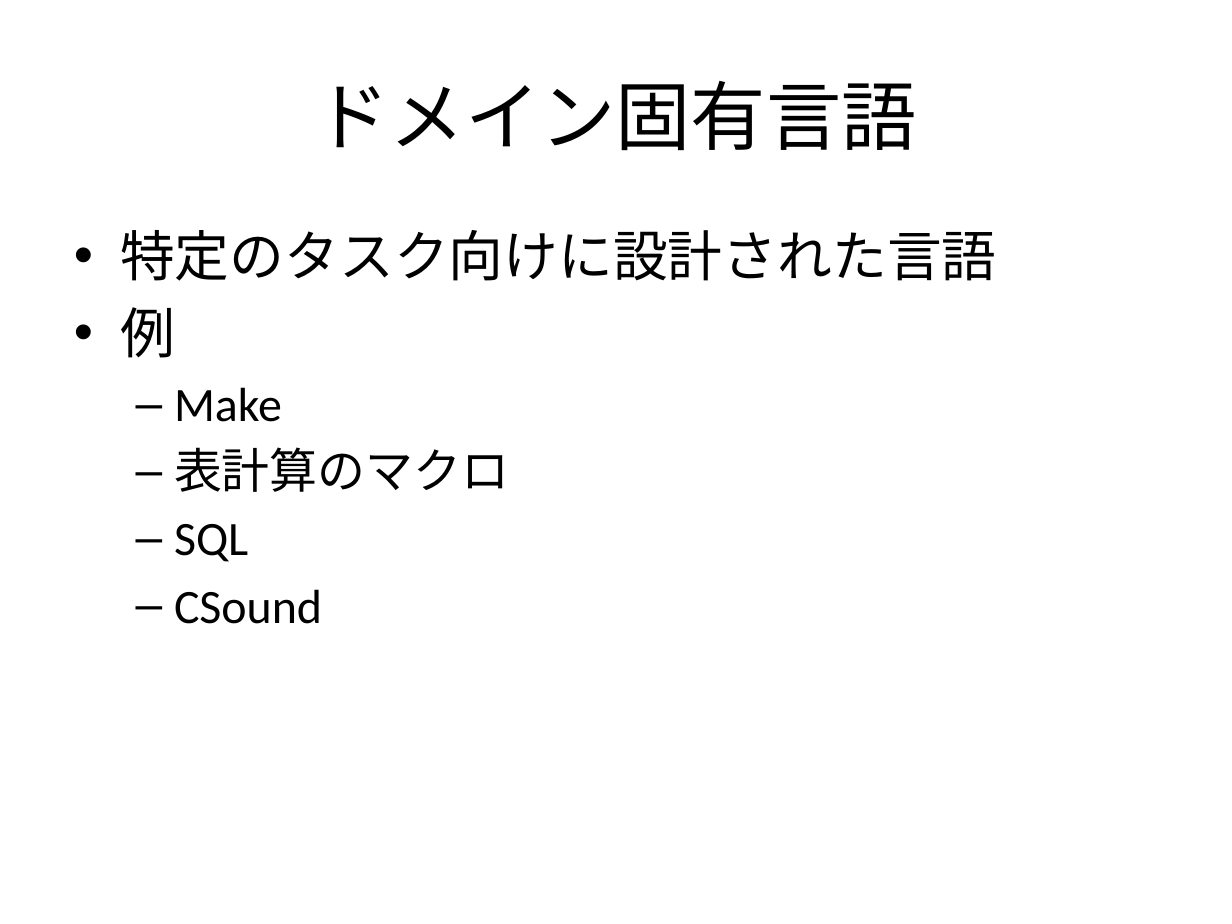
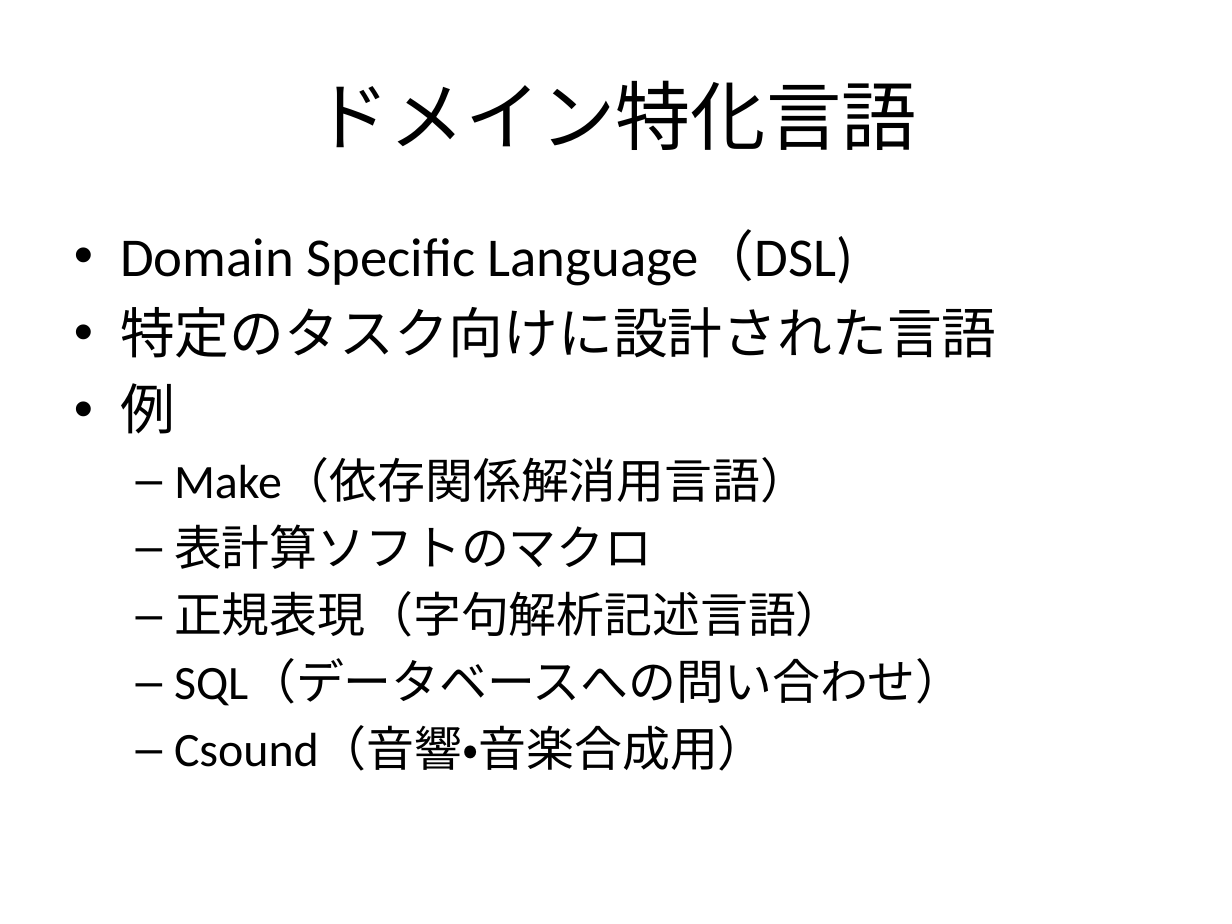
Before and after one commit to f-akazawa/akaz_uecdevelop, a slide deck: slide 16 of doc/20141009親ゼミ用.pptx. Drawn at 1232x924 pixels with LibreOffice and Linux fonts; fonts in the diff are those of the drawing. Boxes give left, top, right and bottom in pixels: in the first picture for what was removed or moved away, otherwise in the second. Text is boxed around its words. In the diff, an @@ line names an element or a change of style, - is before the commit and + after.

Commit message:
親ゼミ資料におまけ追加
Github使おうよネタイントロ追加

```diff
--- a/doc/20141009親ゼミ用.pptx
+++ b/doc/20141009親ゼミ用.pptx
@@ title at <box>315,80,917,150</box>: text changed @@
-ドメイン固有言語
+ドメイン特化言語
@@ text at <box>120,230,853,286</box>: paragraph added @@
+• Domain Specific Language（DSL)
@@ text at <box>174,458,964,771</box>: text changed @@
-  – Make
-  – 表計算のマクロ
-  – SQL
-  – CSound
+  – Make（依存関係解消用言語）
+  – 表計算ソフトのマクロ
+  – 正規表現（字句解析記述言語）
+  – SQL（データベースへの問い合わせ）
+  – Csound（音響・音楽合成用）
```
Also in this commit, not shown: 9 other slides changed, 9 slides added.
